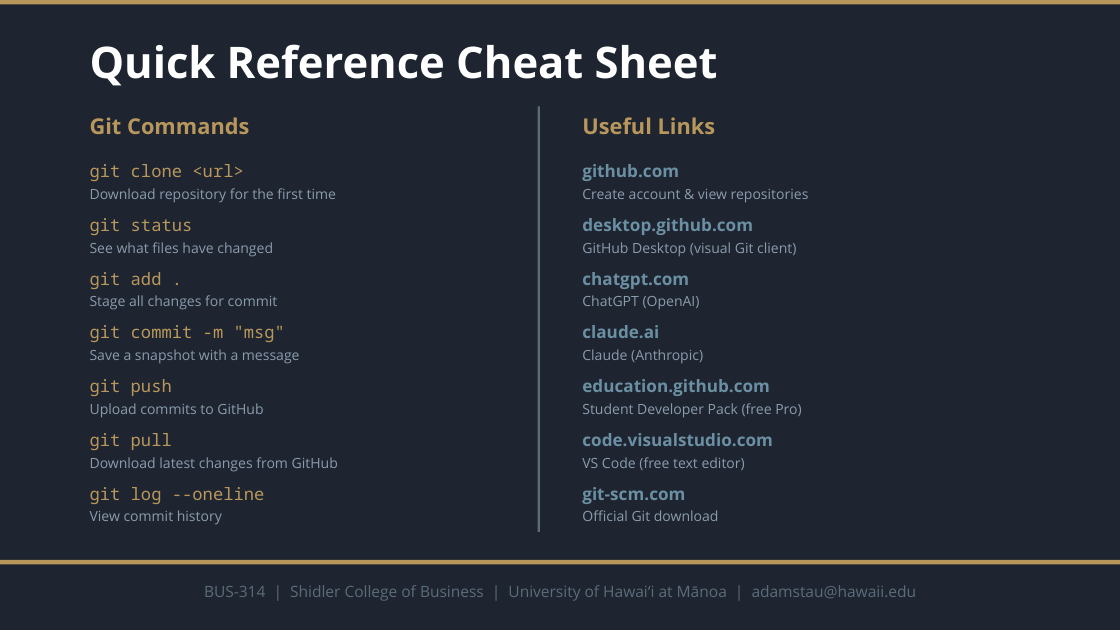
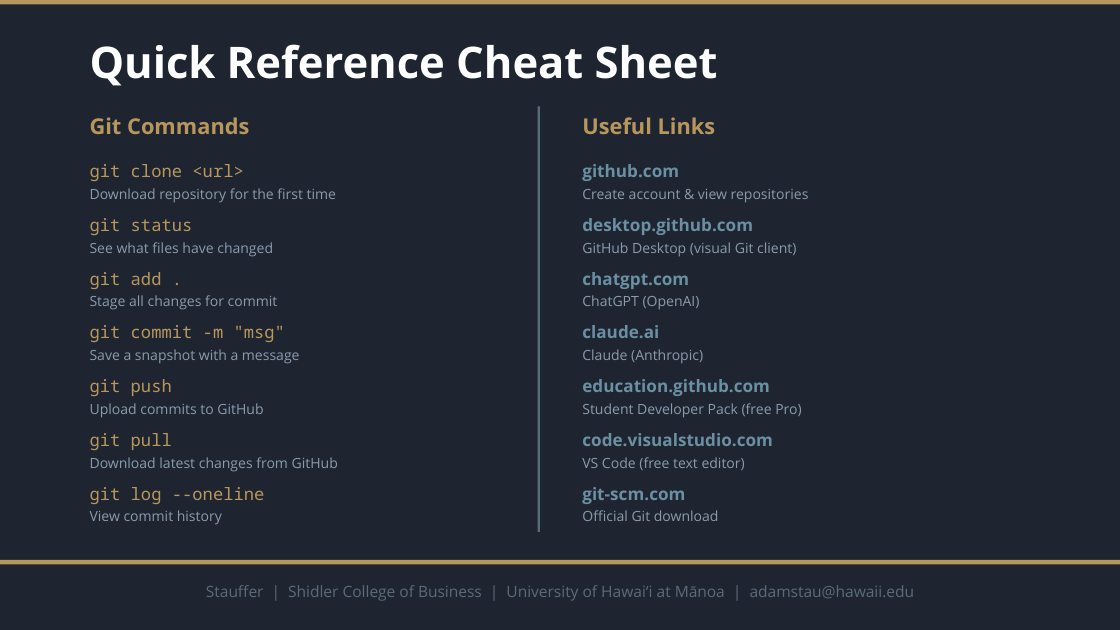
Before and after one commit to adamwstauffer/shidler, a slide deck: slide 15 of GitHub_AI_Appendix.pptx. Drawn at 1120x630 pixels with LibreOffice and Linux fonts; fonts in the diff are those of the drawing. Boxes give left, top, right and bottom in pixels: in the first picture for what was removed or moved away, otherwise in the second. Text is boxed around its words. In the diff, an @@ line names an element or a change of style, - is before the commit and + after.

```diff
--- a/GitHub_AI_Appendix.pptx
+++ b/GitHub_AI_Appendix.pptx
@@ text at (206,585,915,601): text changed @@
-BUS-314 | Shidler College of Business | University of Hawaiʻi at Mānoa | adamstau@hawaii.edu
+Stauffer | Shidler College of Business | University of Hawaiʻi at Mānoa | adamstau@hawaii.edu
```
Also in this commit, not shown: 14 other slides changed, 1 other file.
